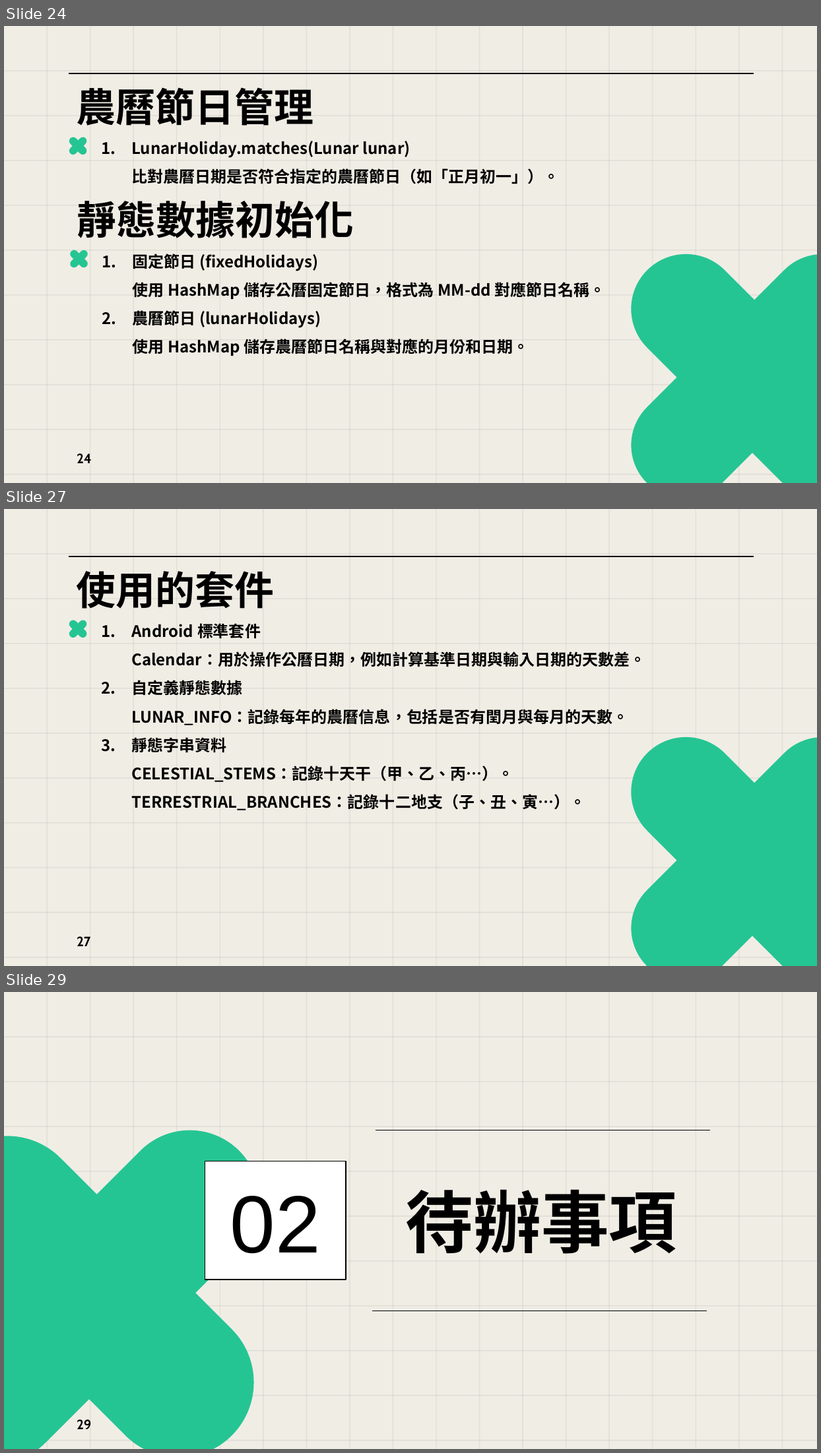
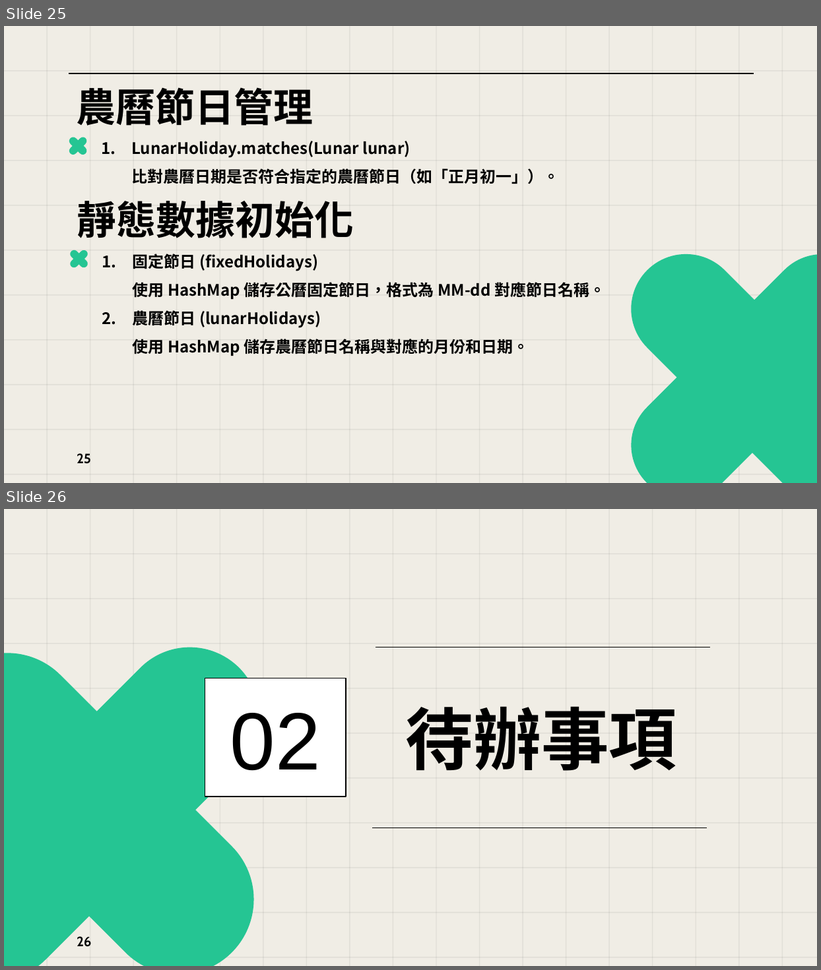
Before and after one commit to bhrtgbrt/Finalproject, a slide deck: 第七組_期末專題報告_日曆.pptx. Shown one above the other, each under a label of ours: slides 24, 27 and 29 before the commit, slides 25 and 26 after it; the slides between them are not shown. The pictures are 821x1453 and 821x970 pixels, drawn with LibreOffice and Linux fonts; fonts in the diff are those of the drawing. Boxes give left, top, right and bottom in pixels: in the first picture for what was removed or moved away, otherwise in the second. Text is boxed around its words. In the diff, an @@ line names an element or a change of style, - is before the commit and + after.

```diff
--- a/第七組_期末專題報告_日曆.pptx
+++ b/第七組_期末專題報告_日曆.pptx
@@ slide 27 removed at [4, 509, 817, 966], background #F0EDE5; not listed: 29 template elements that a slide beside it also shows @@
@@ title removed at [76, 571, 274, 609] @@
-使用的套件
@@ rounded rectangle removed at [67, 619, 88, 639] @@
@@ rounded rectangle removed at [68, 619, 89, 640] @@
@@ text removed at [131, 623, 646, 811] @@
-1. Android 標準套件
-   Calendar：用於操作公曆日期，例如計算基準日期與輸入日期的天數差。
-2. 自定義靜態數據
-   LUNAR_INFO：記錄每年的農曆信息，包括是否有閏月與每月的天數。
-3. 靜態字串資料
-   CELESTIAL_STEMS：記錄十天干（甲、乙、丙…）。
-   TERRESTRIAL_BRANCHES：記錄十二地支（子、丑、寅…）。
@@ rounded rectangle removed at [609, 715, 817, 966] @@
@@ rounded rectangle removed at [609, 716, 817, 966] @@
@@ page number removed at [77, 937, 90, 947] @@
-27
@@ what was slide 24 is now slide 25 @@
@@ page number at [77, 454, 91, 464]: text changed @@
-24
+25
@@ what was slide 29 is now slide 26 @@
@@ page number at [77, 937, 91, 947]: text changed @@
-29
+26
```
Also in this commit, not shown: 3 slides changed, 2 slides added, 4 other slides removed, 6 other files.
